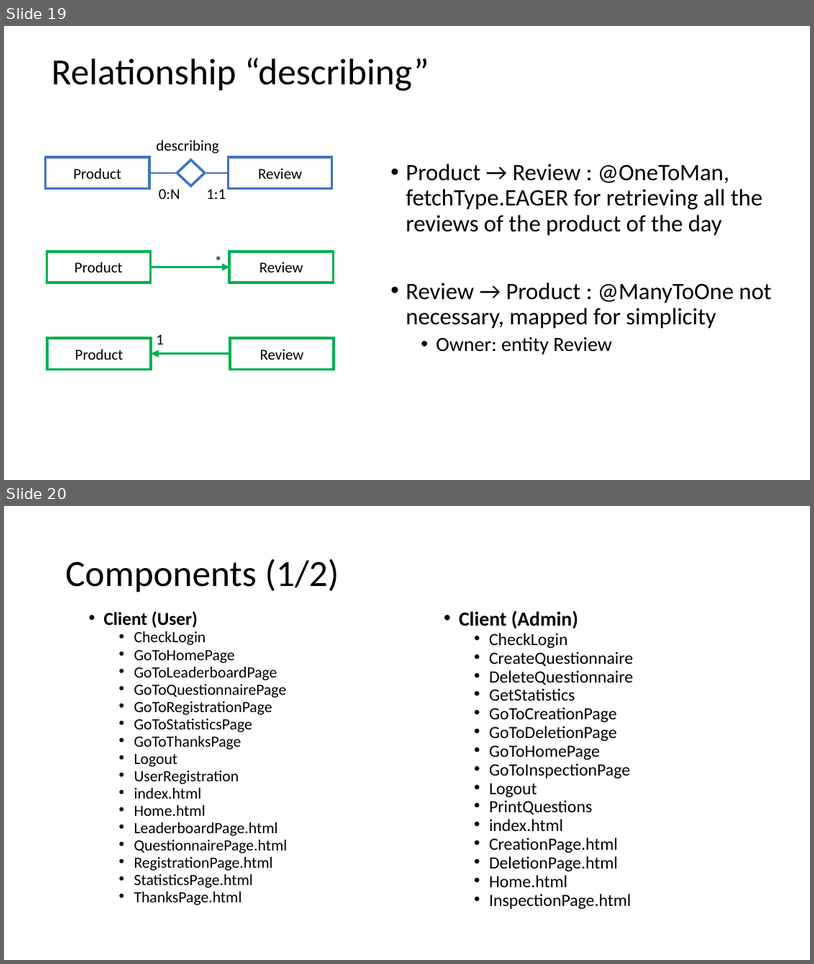
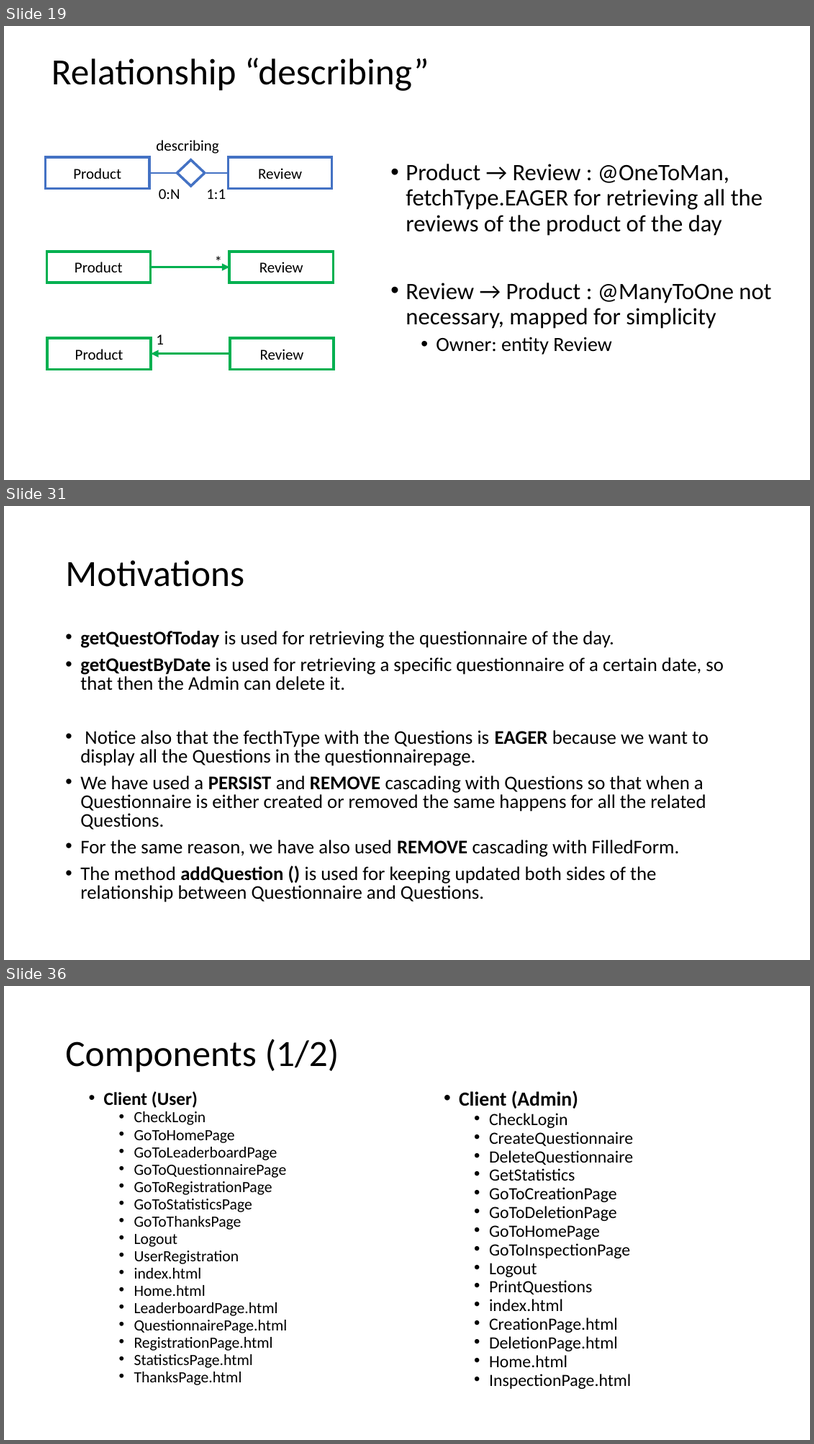
Before and after one commit to LudovicoRighi/EasyReview, a slide deck: PROJECT.pptx. Shown one above the other, each under a label of ours: slides 19 and 20 before the commit, slides 19, 31 and 36 after it; the slides between them are not shown. The pictures are 814x964 and 814x1444 pixels, drawn with LibreOffice and Linux fonts; fonts in the diff are those of the drawing. Boxes give left, top, right and bottom in pixels: in the first picture for what was removed or moved away, otherwise in the second. Text is boxed around its words. In the diff, an @@ line names an element or a change of style, - is before the commit and + after.

```diff
--- a/PROJECT.pptx
+++ b/PROJECT.pptx
@@ slide 31 added at box(4, 506, 810, 960), background #FFFFFF @@
@@ title added at box(65, 560, 244, 587), 44 pt, text #000000 @@
+Motivations
@@ text added at box(80, 631, 724, 902), 23 pt, text #000000 @@
+• getQuestOfToday is used for retrieving the questionnaire of the day.
+• getQuestByDate is used for retrieving a specific questionnaire of a certain date, so that then the Admin can delete it.
+• Notice also that the fecthType with the Questions is EAGER because we want to display all the Questions in the questionnairepage.
+• We have used a PERSIST and REMOVE cascading with Questions so that when a Questionnaire is either created or removed the same happens for all the related Questions.
+• For the same reason, we have also used REMOVE cascading with FilledForm.
+• The method addQuestion () is used for keeping updated both sides of the relationship between Questionnaire and Questions.
@@ what was slide 20 is now slide 36 @@
```
Also in this commit, not shown: 2 slides changed, 18 other slides added, 5 other files.
